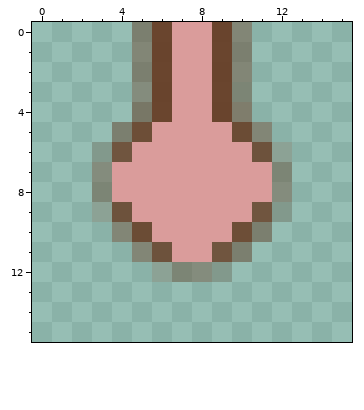
Two versions of one pixel-art sprite, src/main/resources/tiles/16/road_n.png. That is the earlier state.
The file is 16x16 pixels. Pixels under 10% opacity are left out. Colours within 5 levels of each other are drawn and written as one.
Now the later version:
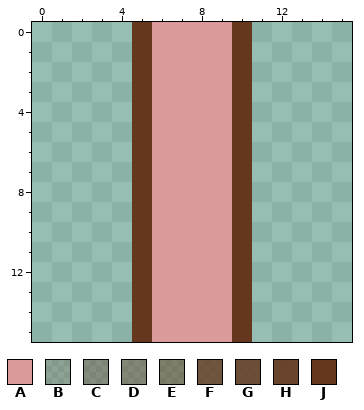
Palette (. is transparent): A #da9c9b  B #65371e34  C #65371e5e  D #65371e69  E #65371e7a  F #65371ec7  G #65371ed4  H #65371ee4  J #65371e
From old to new:
@@ x 0..15 @@
- 0 .....DHAAHD.....
- 1 .....DHAAHD.....
- 2 .....DHAAHD.....
- 3 .....CHAAHC.....
- 4 .....EHAAHE.....
- 5 ....DGAAAAGD....
- 6 ...BFAAAAAAFB...
- 7 ...CAAAAAAAAC...
- 8 ...CAAAAAAAAC...
- 9 ...BFAAAAAAFB...
-10 ....DGAAAAGD....
-11 .....DFAAFD.....
-12 ......BCCB......
-13 ................
-14 ................
-15 ................
+ 0 .....JAAAAJ.....
+ 1 .....JAAAAJ.....
+ 2 .....JAAAAJ.....
+ 3 .....JAAAAJ.....
+ 4 .....JAAAAJ.....
+ 5 .....JAAAAJ.....
+ 6 .....JAAAAJ.....
+ 7 .....JAAAAJ.....
+ 8 .....JAAAAJ.....
+ 9 .....JAAAAJ.....
+10 .....JAAAAJ.....
+11 .....JAAAAJ.....
+12 .....JAAAAJ.....
+13 .....JAAAAJ.....
+14 .....JAAAAJ.....
+15 .....JAAAAJ.....
Changed places in both pictures, as pixel boxes (x1, y1, x2, y2):
changed: (92, 22, 292, 342)
